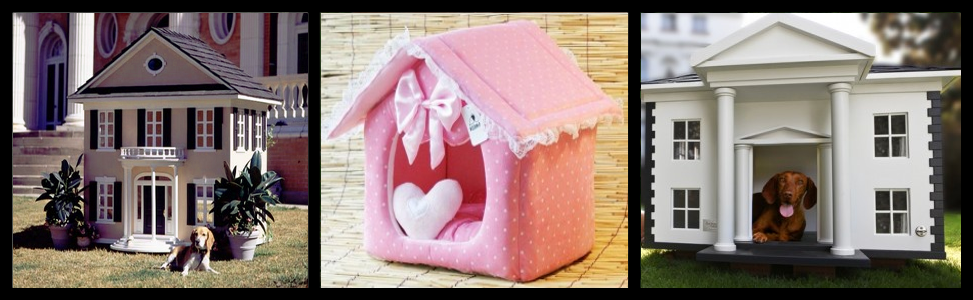
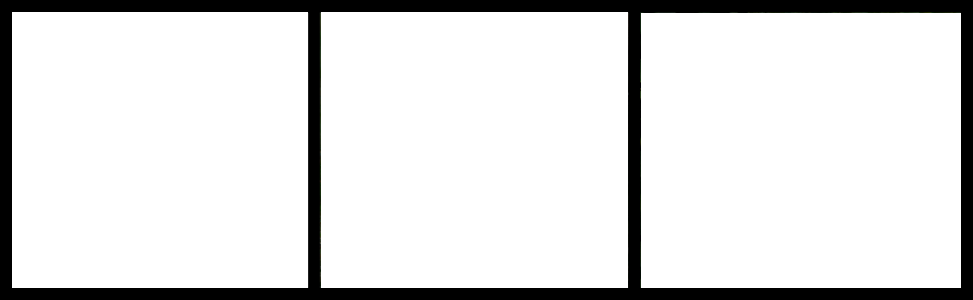
Layer changes from the first 973×300 image to the second:
added layer "Livello incollato" above "Livello fluttuante-copia" over <box>12,12,961,288</box>
painted on "Livello fluttuante-copia" over <box>321,13,628,288</box>
painted on "Livello fluttuante-copia#1" over <box>641,13,961,288</box>
painted on "Livello fluttuante" over <box>13,13,308,288</box>
painted on "Sfondo" over <box>12,12,961,288</box>
